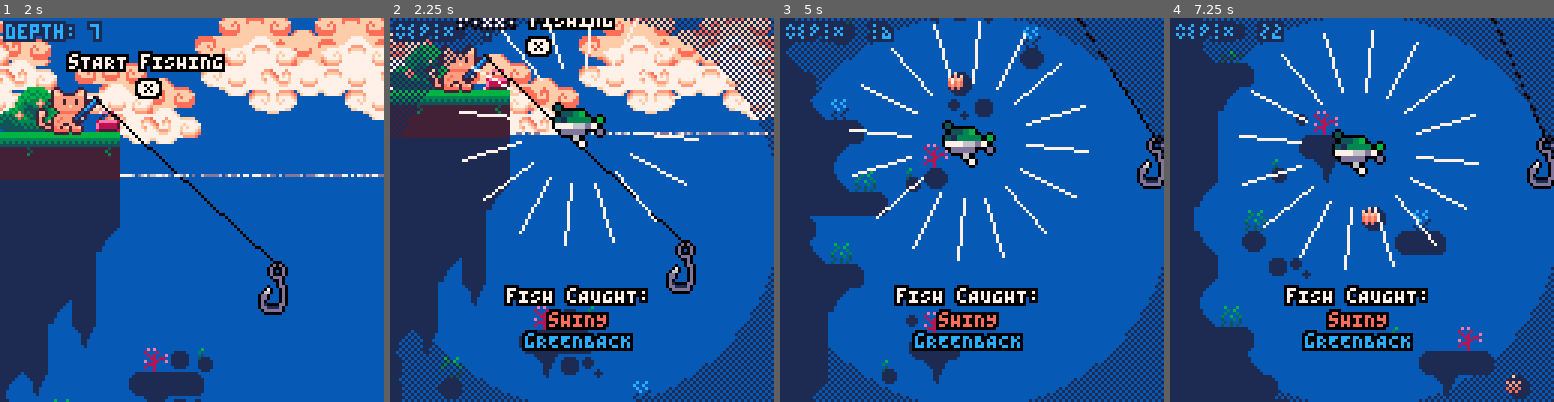
Above: before the commit, frames 1-4 (left to right).
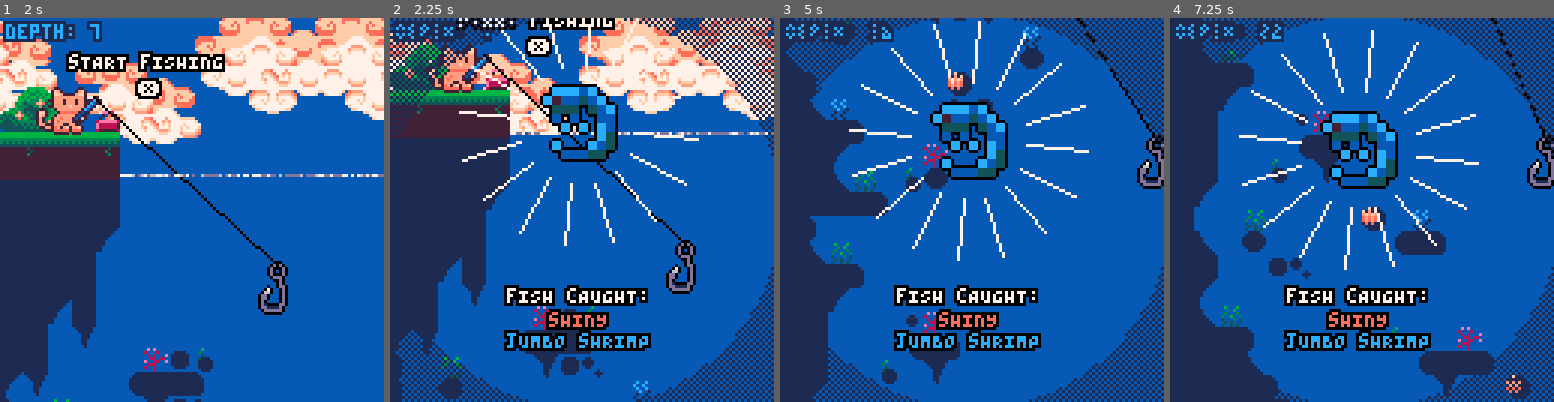
Above: after the commit, the same moments.

Repository: alexhlocke/AlexKotaFirstCart
Game: PICO-8 cartridge main_cart.p8
The game is run twice, just before and just after one commit, with the same random seed, the same clock (stepped at 60 frames per second) and the same inputs.
Inputs:
- Up to frame 1 (2 s): tap X (X key) at 0.33, 1.07, 1.85 s; tap O (Z key) at 0.7, 1.7 s; hold Right from 1.6 s (still down)
- Up to frame 2 (2.25 s): release Right at 2.1 s; tap O (Z key) at 2.1 s; hold Up from 2.15 s (still down)
- Up to frame 3 (5 s): release Up at 2.42 s; hold Right 2.47-3.03 s; tap O (Z key) every 0.4 s from 2.5 to 4.9 s; tap X (X key) at 2.97, 4.08 s; hold Left 3.08-3.58 s; hold Down 3.63-3.97 s; hold Right 4.02-4.68 s; hold Up from 4.73 s (still down)
- Up to frame 4 (7.25 s): release Up at 5.03 s; hold Left 5.08-5.68 s; tap X (X key) at 5.2, 6.32 s; tap O (Z key) every 0.4 s from 5.3 to 6.9 s; hold Down 5.73-6.03 s; hold Right 6.08-6.58 s; hold Right 6.63-7.13 s; hold Up from 7.18 s (still down)

Frame 1 is identical in both runs. In frame 2, 3.6% of the frame differs, in the area x 29-68%, y 17-87%; in frame 3, 3.5%; in frame 4, 3.5%.

Commit message:
Shiny Pals

Diff:
--- a/main_cart.p8
+++ b/main_cart.p8
@@ -328,9 +328,9 @@
  make_fish("pINKTAIL"
   ,153,1,1,2,{{8,2},{9,3},{2,8},{3,9}})
  make_fish("sHRIMP"
-  ,154,1,1,1)
+  ,154,1,1,1,{{12,3},{11,2},{10,4}})
  make_fish("jUMBO sHRIMP"
-  ,154,1,1,3)
+  ,154,1,1,3,{{12,3},{11,2},{10,4}})
  make_fish("pENNON"
   ,155,1,1,2)
  make_fish("pUFFERFISH"
@@ -396,7 +396,7 @@
 
 function draw_fish_got(fish)
  --debugging shiny
- fish=find_fish(139)
+ fish=find_fish("jUMBO sHRIMP")
  fish.shiny=true
 
  --get fish h and w
